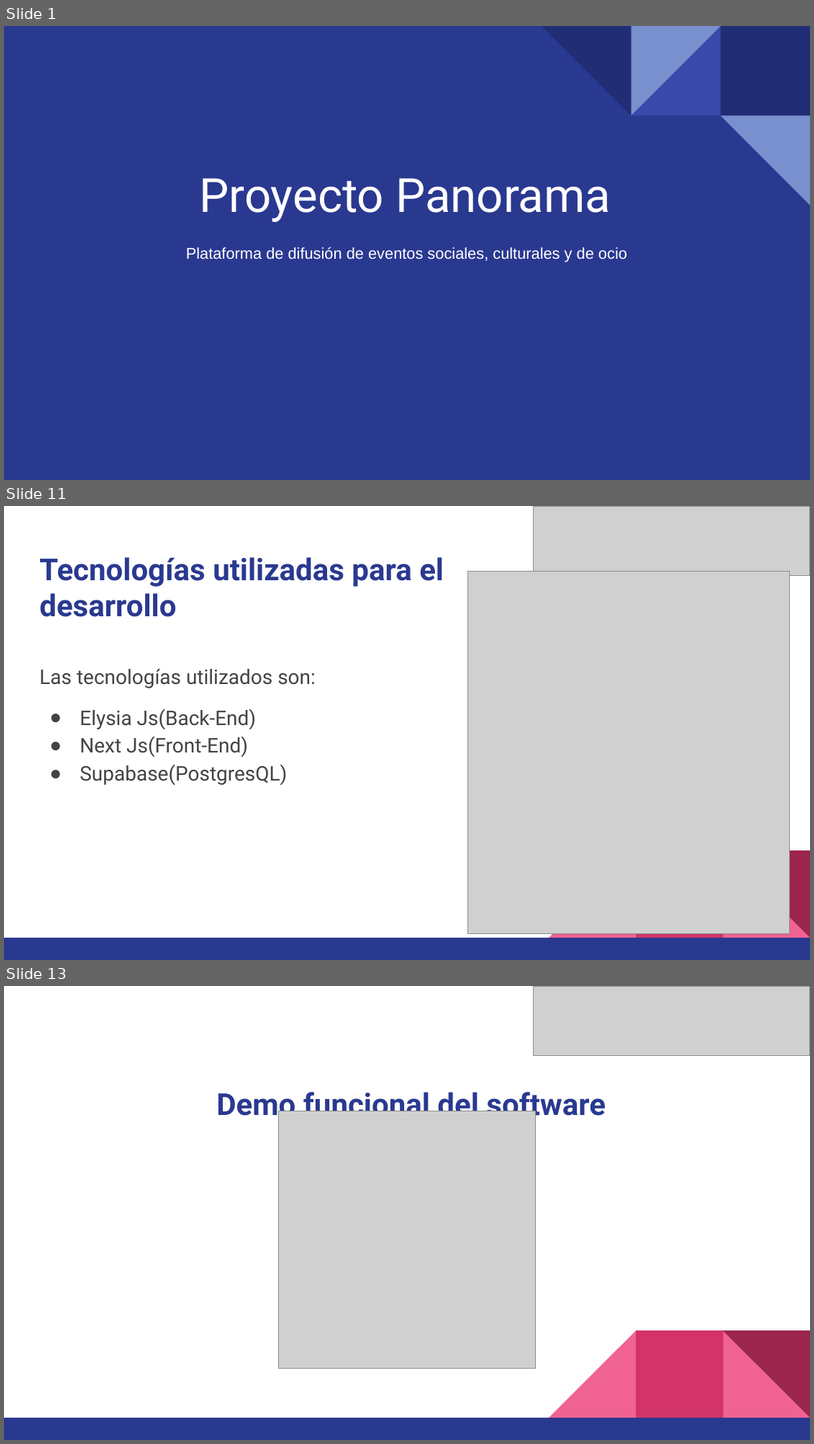
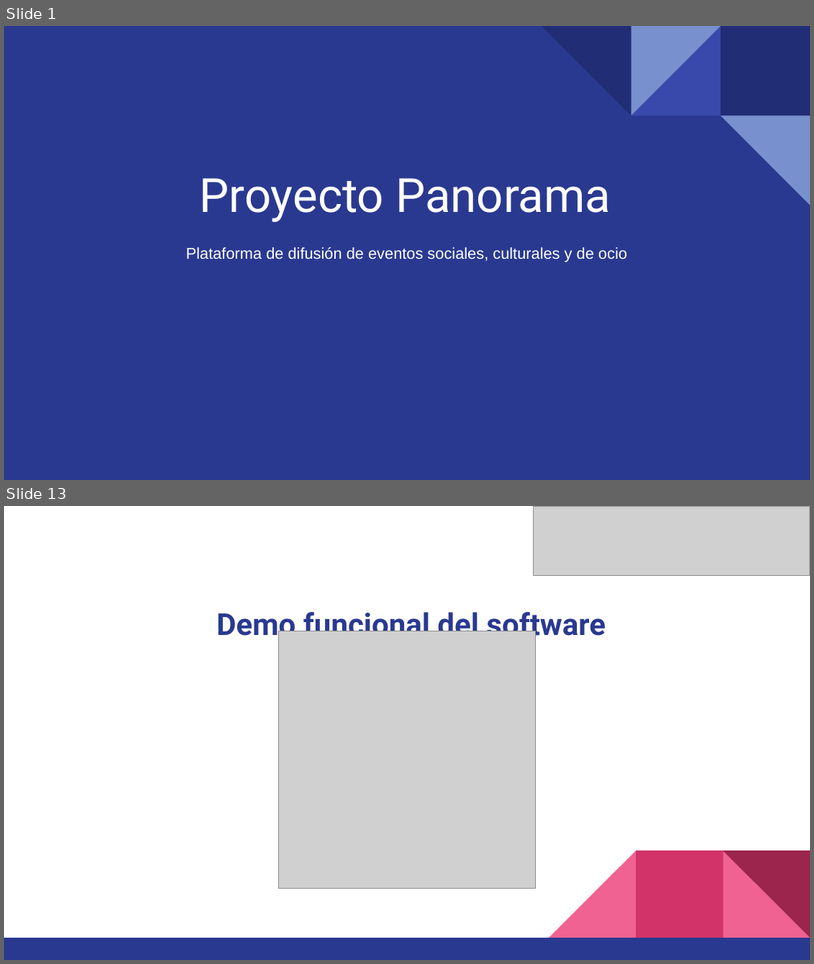
Before and after one commit to javegaf/Capstone, a slide deck: Fase 2/Evidencias Proyecto/Presentacion Proyecto.pptx. Shown one above the other, each under a label of ours: slides 1, 11 and 13 before the commit, slides 1 and 13 after it; the slides between them are not shown. The pictures are 814x1444 and 814x964 pixels, drawn with LibreOffice and Linux fonts; fonts in the diff are those of the drawing; grey boxes stand for pictures. Boxes give left, top, right and bottom in pixels: in the first picture for what was removed or moved away, otherwise in the second. Text is boxed around its words. In the diff, an @@ line names an element or a change of style, - is before the commit and + after.

```diff
--- a/Fase 2/Evidencias Proyecto/Presentacion Proyecto.pptx
+++ b/Fase 2/Evidencias Proyecto/Presentacion Proyecto.pptx
@@ slide 11 removed at [4, 506, 810, 960], background #FFFFFF; not listed: 5 template elements that a slide beside it also shows @@
@@ picture removed at [533, 506, 810, 575] @@
@@ title removed at [39, 557, 444, 617] @@
-Tecnologías utilizadas para el desarrollo
@@ picture removed at [468, 572, 790, 934] @@
@@ text removed at [39, 669, 316, 785] @@
-Las tecnologías utilizados son:
-● Elysia Js(Back-End)
-● Next Js(Front-End)
-● Supabase(PostgresQL)
```
Also in this commit, not shown: 8 slides changed, 4 slides added, 3 other slides removed, 1 other file.
